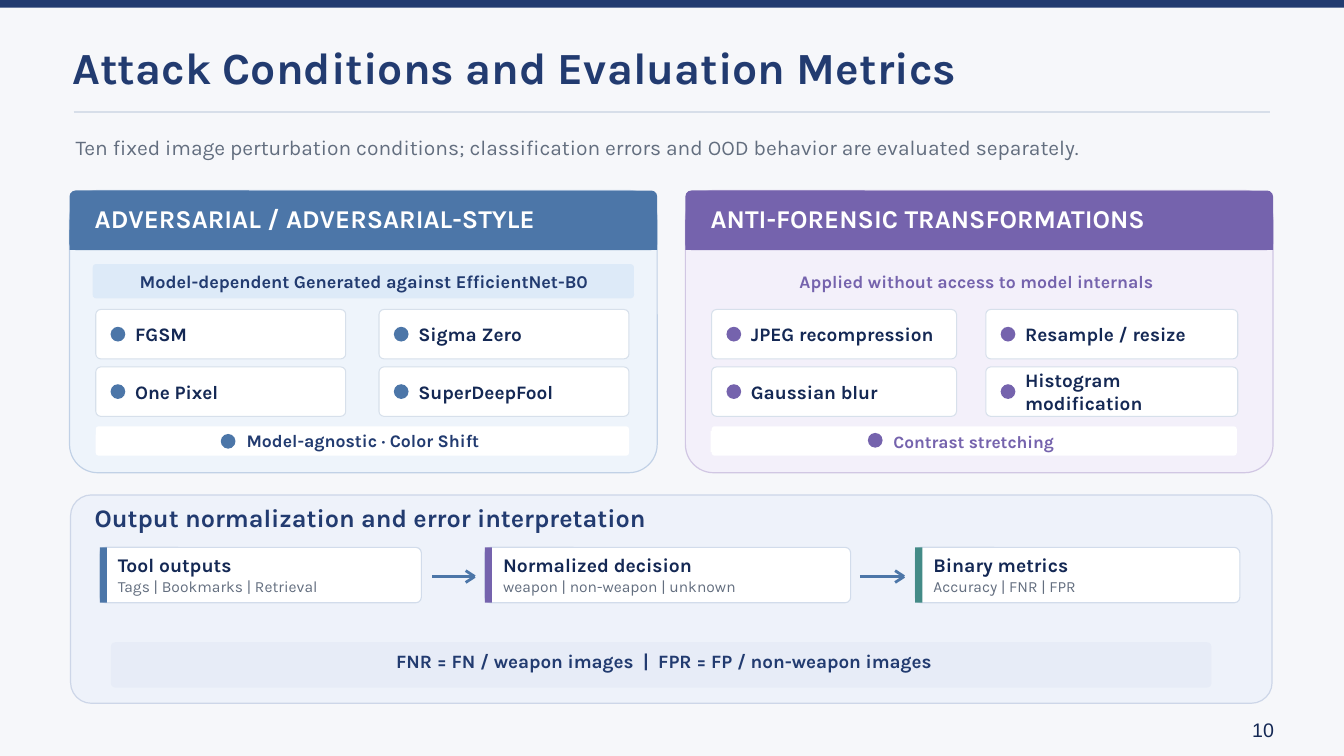
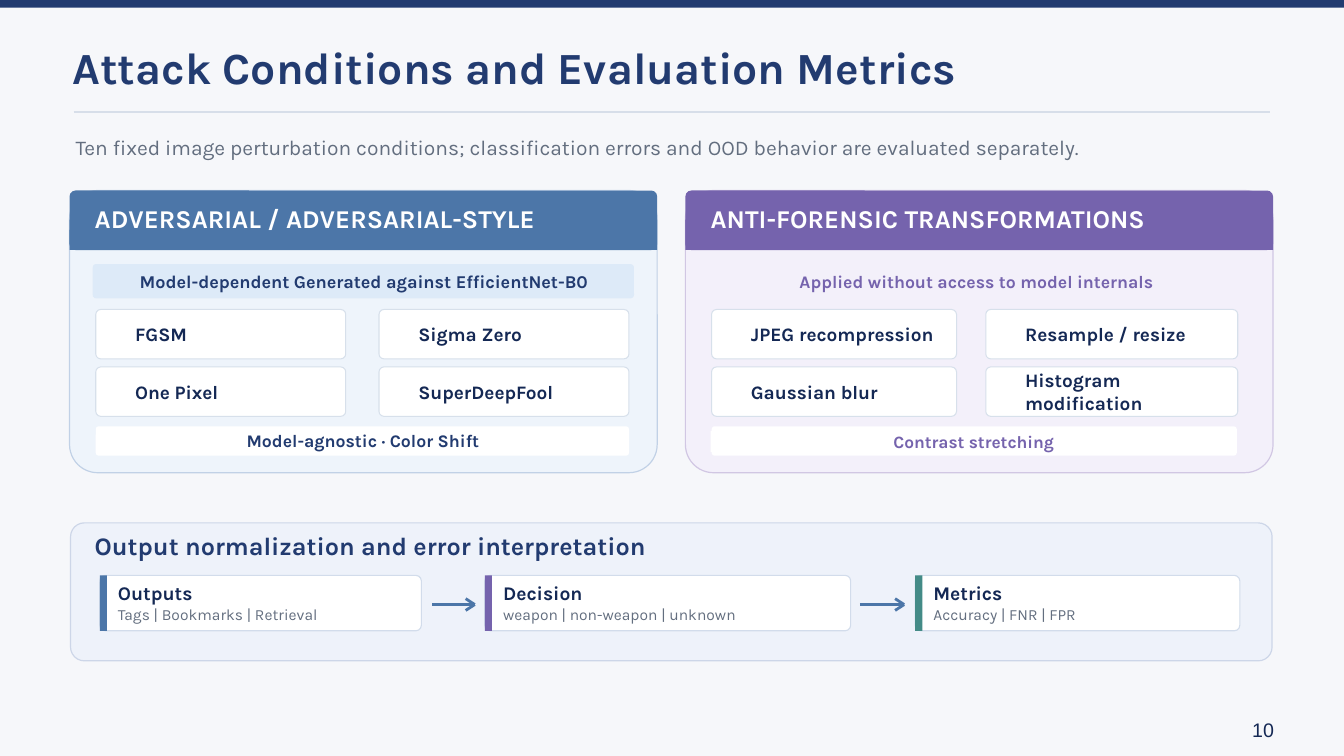
Before and after one commit to lmolinario/Molinario_Thesis_Defense_2026, a slide deck: slide 10 of Molinario_Thesis_Defense_2026.pptx. Drawn at 1344x756 pixels with LibreOffice and Linux fonts; fonts in the diff are those of the drawing. Boxes give left, top, right and bottom in pixels: in the first picture for what was removed or moved away, otherwise in the second. Text is boxed around its words. In the diff, an @@ line names an element or a change of style, - is before the commit and + after.

```diff
--- a/Molinario_Thesis_Defense_2026.pptx
+++ b/Molinario_Thesis_Defense_2026.pptx
@@ ellipse removed at [111, 327, 126, 342] @@
@@ ellipse removed at [394, 327, 409, 342] @@
@@ ellipse removed at [727, 327, 742, 342] @@
@@ ellipse removed at [1001, 327, 1016, 342] @@
@@ ellipse removed at [111, 384, 126, 399] @@
@@ ellipse removed at [394, 384, 409, 399] @@
@@ ellipse removed at [727, 384, 742, 399] @@
@@ ellipse removed at [1001, 384, 1016, 399] @@
@@ ellipse removed at [221, 434, 236, 449] @@
@@ ellipse removed at [868, 433, 883, 448] @@
@@ rounded rectangle: place and size @@
-rounded rectangle at [71, 495, 1272, 704]
+rounded rectangle at [71, 523, 1272, 661]
@@ text "Output normalization and error interpretation": place and size @@
-text "Output normalization and error interpretation" at [95, 509, 646, 533]
+text "Output normalization and error interpretation" at [95, 537, 646, 561]
@@ text at [118, 587, 193, 605]: text changed @@
-Tool outputs
+Outputs
@@ text at [503, 586, 583, 601]: text changed @@
-Normalized decision
+Decision
@@ text at [933, 586, 1002, 601]: text changed @@
-Binary metrics
+Metrics
@@ 6 lines, 3 texts, 3 rounded rectangles, 3 rectangles: place and size @@
-6 lines, 3 texts, 3 rounded rectangles, 3 rectangles at [100, 547, 1240, 603]
+6 lines, 3 texts, 3 rounded rectangles, 3 rectangles at [100, 576, 1240, 631]
@@ rounded rectangle removed at [111, 642, 1212, 688] @@
@@ text removed at [396, 654, 932, 673] @@
-FNR = FN / weapon images | FPR = FP / non-weapon images
```
Also in this commit, not shown: 11 other slides changed.
